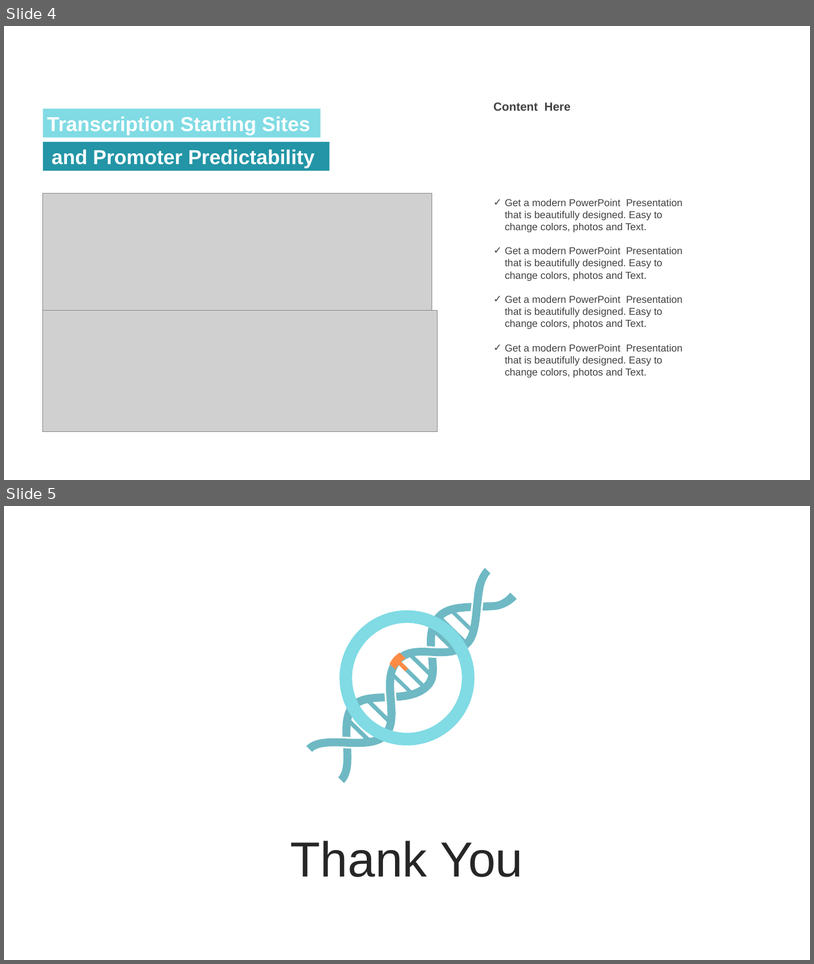
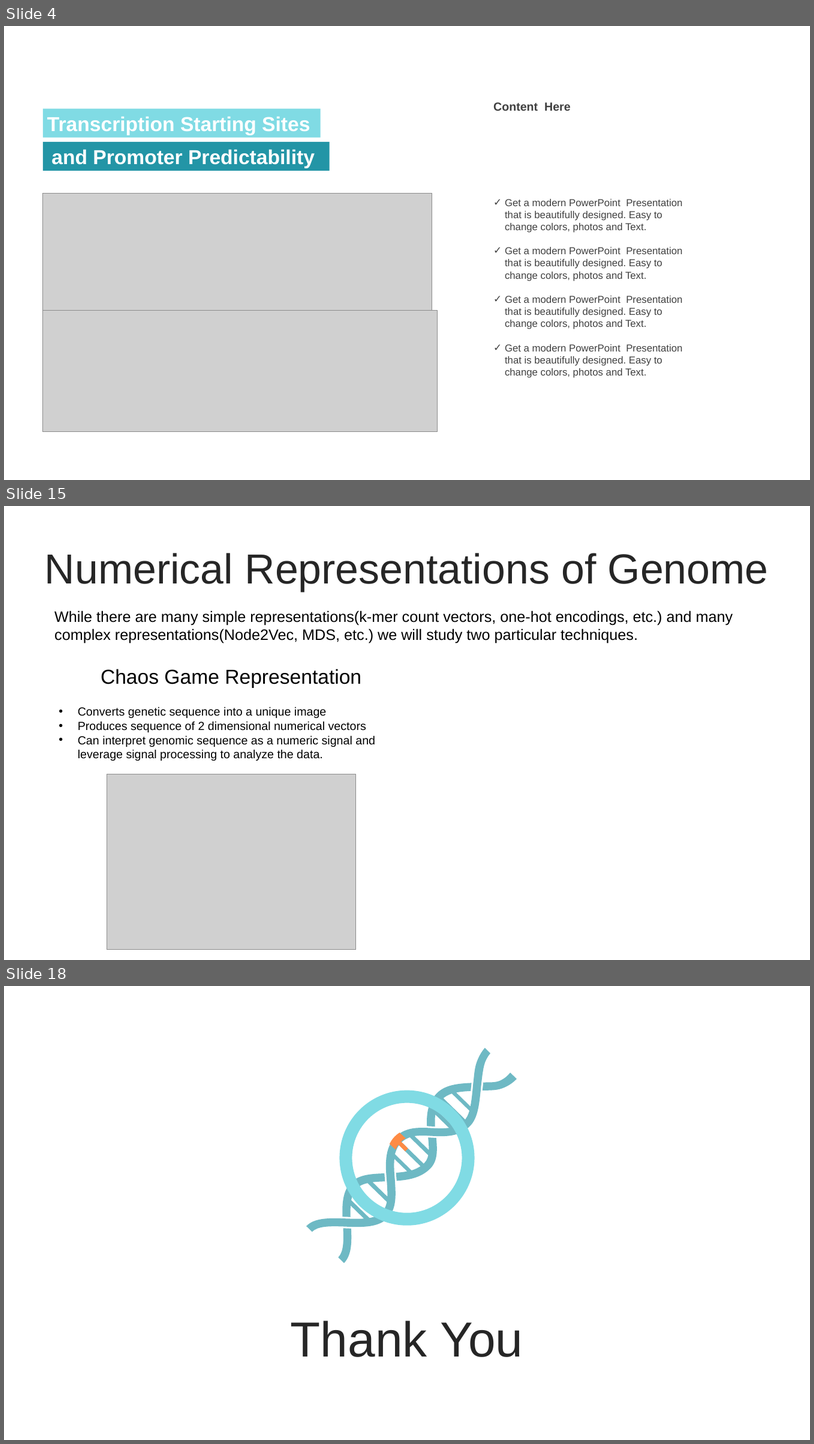
Before and after one commit to jokesire/CSCI4314_FinalProject, a slide deck: Presentation1.pptx. Shown one above the other, each under a label of ours: slides 4 and 5 before the commit, slides 4, 15 and 18 after it; the slides between them are not shown. The pictures are 814x964 and 814x1444 pixels, drawn with LibreOffice and Linux fonts; fonts in the diff are those of the drawing; grey boxes stand for pictures. Boxes give left, top, right and bottom in pixels: in the first picture for what was removed or moved away, otherwise in the second. Text is boxed around its words. In the diff, an @@ line names an element or a change of style, - is before the commit and + after.

```diff
--- a/Presentation1.pptx
+++ b/Presentation1.pptx
@@ slide 15 added at bbox=[4, 506, 810, 960], background #FFFFFF @@
@@ text added at bbox=[45, 553, 769, 592], 50 pt, text #262626 @@
+Numerical Representations of Genome
@@ text added at bbox=[54, 610, 734, 643], 18 pt, text #000000 @@
+While there are many simple representations(k-mer count vectors, one-hot encodings, etc.) and many complex representations(Node2Vec, MDS, etc.) we will study two particular techniques.
@@ text added at bbox=[101, 669, 362, 688], 24 pt, text #000000 @@
+Chaos Game Representation
@@ text added at bbox=[78, 706, 375, 760], 14 pt, text #000000 @@
+• Converts genetic sequence into a unique image
+• Produces sequence of 2 dimensional numerical vectors
+• Can interpret genomic sequence as a numeric signal and leverage signal processing to analyze the data.
@@ picture added at bbox=[107, 774, 357, 949] @@
@@ what was slide 5 is now slide 18 @@
```
Also in this commit, not shown: 12 other slides added, 7 other files.
